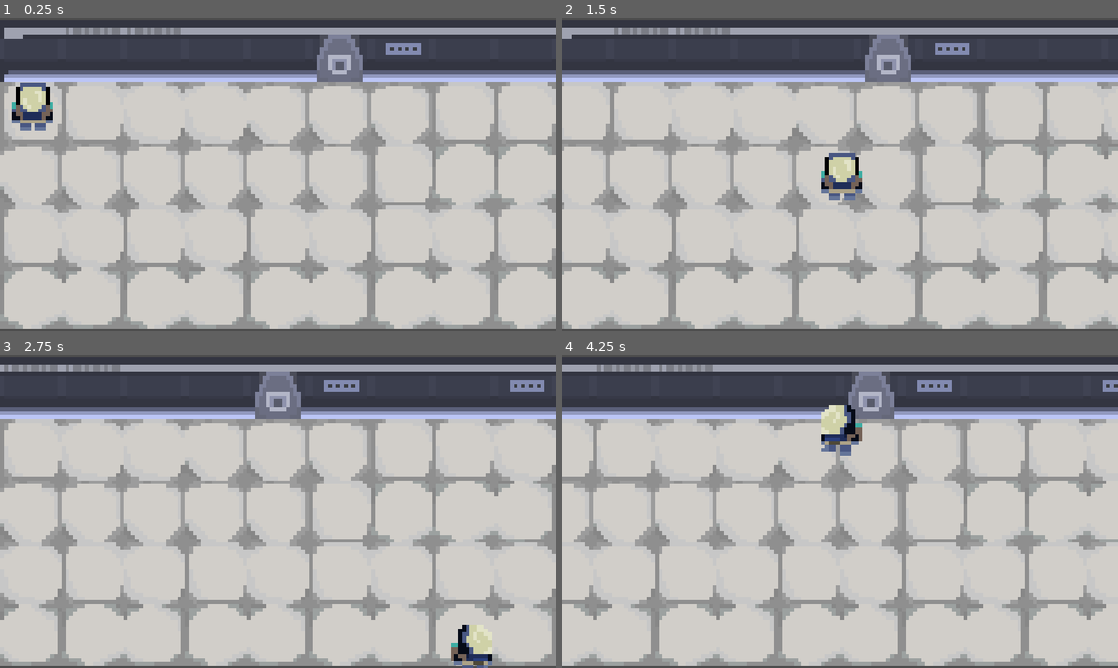
Above: before the commit, frames 1-4 (two rows, left to right).
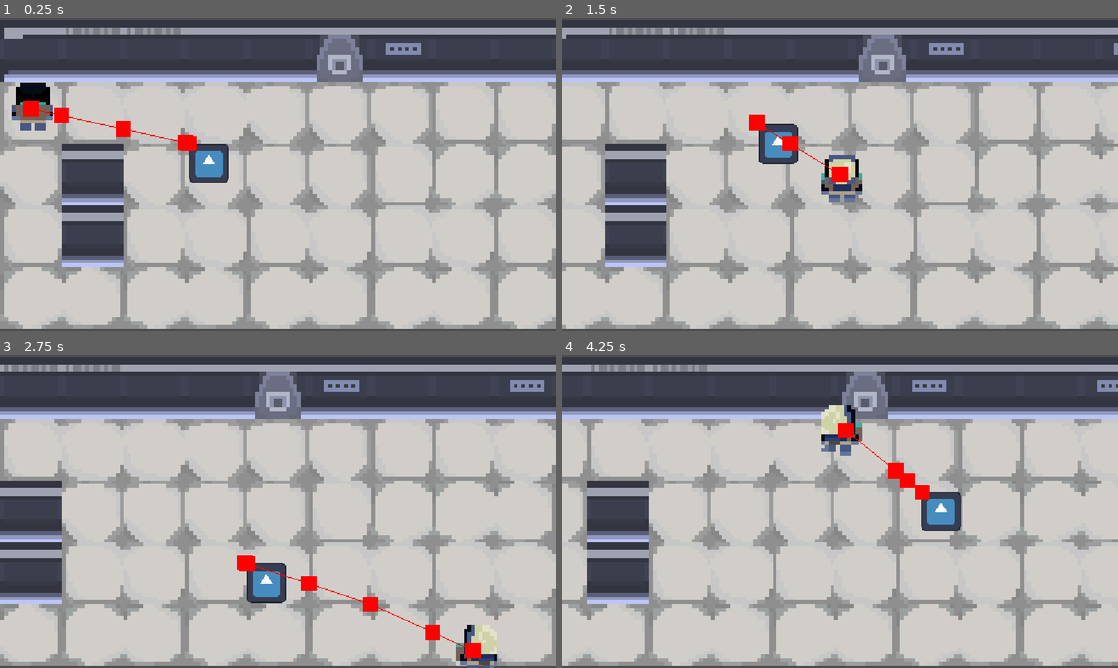
Above: after the commit, the same moments.

Repository: oburhanefe/Morse-Ship
Game: Godot game, scene res://Scenes/level_1.tscn
Same seed, same stepped clock (60 frames per second), same inputs: the game is played once before the commit and once after it. The engine's default icon, where the game draws it, is replaced by a stand-in: a white triangle on a blue panel in a dark square.
Inputs (mouse positions are in pixels of both pictures, inside the frame that each line leads up to):
- Up to frame 1 (0.25 s): no input
- Up to frame 2 (1.5 s): move the mouse to (962, 158) at 0.52 s; press the mouse at (962, 158) at 0.53 s; hold D (right) 0.53-1.28 s; move the mouse to (728, 190) at 1.27 s; release the mouse at (728, 190) at 1.28 s; hold S (down) from 1.28 s (still down); click (728, 190) at 1.35 s
- Up to frame 3 (2.75 s): move the mouse to (333, 442) at 2.02 s; release S (down) at 2.03 s; press the mouse at (333, 442) at 2.03 s; hold D (right) from 2.03 s (still down)
- Up to frame 4 (4.25 s): move the mouse to (812, 574) at 2.77 s; release D (right) at 2.78 s; release the mouse at (812, 574) at 2.78 s; hold W (up) 2.78-3.53 s; click (812, 574) at 2.85 s; move the mouse to (1006, 558) at 3.52 s; press the mouse at (1006, 558) at 3.53 s; hold A (left) from 3.53 s (still down)

The runs differ from the first frame. In frame 1, 6.4% of the frame differs, in the area x 2-42%, y 20-80%; in frame 2, 16%, in the area x 0-100%, y 3-100%; in frame 3, 6.6%; in frame 4, 15%.

Commit message:
bot that sensors movement signals

Diff:
--- a/morse-ship/Scenes/level_1.tscn
+++ b/morse-ship/Scenes/level_1.tscn
@@ -2,6 +2,7 @@
 
 [ext_resource type="PackedScene" uid="uid://chxvt5qej2d6d" path="res://Scenes/player.tscn" id="1_vk57k"]
 [ext_resource type="Texture2D" uid="uid://4ffue2mqjapk" path="res://assets/sprites/tiayl set.png" id="2_8ffim"]
+[ext_resource type="PackedScene" uid="uid://rplcv4woaoy5" path="res://Scenes/move_signal_bot.tscn" id="3_xfk5q"]
 
 [sub_resource type="NavigationPolygon" id="NavigationPolygon_xfk5q"]
 vertices = PackedVector2Array(8, 8, -8, 8, -8, -8, 8, -8)
@@ -64,7 +65,10 @@
 [node name="TileMap" type="TileMap" parent="." unique_id=1454644484]
 tile_set = SubResource("TileSet_dm18x")
 format = 2
-layer_0/tile_data = PackedInt32Array(0, 65536, 2, 65536, 196608, 2, 1, 65536, 2, 65537, 196608, 2, 2, 131072, 2, 65538, 196608, 2, 3, 131072, 2, 65539, 196608, 2, 65540, 196608, 2, 131075, 131072, 2, 131074, 65536, 2, 131073, 131072, 2, 131072, 65536, 2, 131076, 65536, 2, 4, …(715 unchanged characters)…
+layer_0/tile_data = PackedInt32Array(0, 65536, 2, 65536, 196608, 2, 1, 65536, 2, 65537, 65536, 1, 2, 131072, 2, 65538, 196608, 2, 3, 131072, 2, 65539, 196608, 2, 65540, 196608, 2, 131075, 131072, 2, 131074, 65536, 2, 131073, 65536, 1, 131072, 65536, 2, 131076, 65536, 2, 4, …(715 unchanged characters)…
 
 [node name="Player" parent="." unique_id=1629573154 instance=ExtResource("1_vk57k")]
 position = Vector2(8, 7)
+
+[node name="move_signal_bot" parent="." unique_id=1158500834 instance=ExtResource("3_xfk5q")]
+position = Vector2(48.999996, 15.999999)
--- /dev/null
+++ b/morse-ship/Scenes/move_signal_bot.tscn
@@ -0,0 +1,39 @@
+[gd_scene format=3 uid="uid://rplcv4woaoy5"]
+
+[ext_resource type="Script" uid="uid://c88pinxcx3vmx" path="res://Scripts/move_sensor.gd" id="1_fq1gx"]
+[ext_resource type="Texture2D" uid="uid://4v2ki2ma302p" path="res://icon.svg" id="1_ura3x"]
+[ext_resource type="Script" uid="uid://c2eggfwhti07i" path="res://Scripts/nav_comp.gd" id="3_ap1r1"]
+[ext_resource type="Script" uid="uid://dalxrh464o2vh" path="res://Scripts/movement.gd" id="4_kiru7"]
+
+[sub_resource type="CircleShape2D" id="CircleShape2D_moenx"]
+radius = 56.22276
+
+[node name="move_signal_bot" type="CharacterBody2D" unique_id=1158500834 node_paths=PackedStringArray("move_comp", "nav")]
+scale = Vector2(0.08, 0.08)
+motion_mode = 1
+wall_min_slide_angle = 0.0
+script = ExtResource("1_fq1gx")
+move_comp = NodePath("movement_comp")
+nav = NodePath("nav_comp")
+
+[node name="Sprite2D" type="Sprite2D" parent="." unique_id=928692296]
+texture = ExtResource("1_ura3x")
+centered = false
+
+[node name="CollisionShape2D" type="CollisionShape2D" parent="." unique_id=1780283814]
+position = Vector2(64, 65)
+shape = SubResource("CircleShape2D_moenx")
+
+[node name="nav_comp" type="Node" parent="." unique_id=1859873513 node_paths=PackedStringArray("nav_agent")]
+script = ExtResource("3_ap1r1")
+nav_agent = NodePath("../NavigationAgent2D")
+metadata/_custom_type_script = "uid://c2eggfwhti07i"
+
+[node name="movement_comp" type="Node" parent="." unique_id=1559412377]
+script = ExtResource("4_kiru7")
+speed = Vector2(30, 30)
+metadata/_custom_type_script = "uid://dalxrh464o2vh"
+
+[node name="NavigationAgent2D" type="NavigationAgent2D" parent="." unique_id=2100498039]
+debug_enabled = true
+debug_path_custom_color = Color(1, 0, 0, 1)
--- a/morse-ship/Scenes/player.tscn
+++ b/morse-ship/Scenes/player.tscn
@@ -155,7 +155,7 @@
 radius = 27.272728
 height = 72.72727
 
-[node name="Player" type="CharacterBody2D" unique_id=1629573154 node_paths=PackedStringArray("inp", "move", "anim", "sprite")]
+[node name="Player" type="CharacterBody2D" unique_id=1629573154 node_paths=PackedStringArray("inp", "move", "anim", "sprite") groups=["Player"]]
 scale = Vector2(0.11, 0.11)
 script = ExtResource("1_6t5aa")
 inp = NodePath("input_comp")
--- a/morse-ship/Scripts/animation_component.gd
+++ b/morse-ship/Scripts/animation_component.gd
@@ -2,7 +2,7 @@
 extends Node
 
 
-func update_anim(anim_sprite : AnimatedSprite2D, move_dir : Vector2, look_dir : Vector2):
+func update_anim(anim_sprite : AnimatedSprite2D, move_dir : Vector2):
 	if move_dir != Vector2.ZERO:
 		if move_dir.x != 0:
 			anim_sprite.play("idle_sides")
@@ -13,20 +13,3 @@
 		elif move_dir.y > 0:
 			anim_sprite.play("idle_down")
 			anim_sprite.flip_h = false
-	else:
-		match look_dir:
-			Vector2.RIGHT:
-				anim_sprite.play("idle_sides")
-				anim_sprite.flip_h = false
-			Vector2.LEFT:
-				anim_sprite.play("idle_sides")
-				anim_sprite.flip_h = true
-			Vector2.UP:
-				anim_sprite.play("idle_up")
-				anim_sprite.flip_h = false
-			Vector2.DOWN:
-				anim_sprite.play("idle_down")
-				anim_sprite.flip_h = false
-			_:
-				anim_sprite.play("idle_down")
-				anim_sprite.flip_h = false
--- /dev/null
+++ b/morse-ship/Scripts/move_sensor.gd
@@ -0,0 +1,14 @@
+extends CharacterBody2D
+
+
+
+@export var move_comp : movement_comp
+@export var nav : nav_comp
+
+
+func _physics_process(_delta: float) -> void:
+	nav.make_path()
+	var next_pos = nav.nav_agent.get_next_path_position()
+	move_comp.dir = global_position.direction_to(next_pos)
+	if nav.plr.velocity != Vector2.ZERO:
+		move_comp.move(self)
--- /dev/null
+++ b/morse-ship/Scripts/nav_comp.gd
@@ -0,0 +1,13 @@
+class_name nav_comp
+extends Node
+
+
+@export var nav_agent : NavigationAgent2D
+var plr : Node2D
+
+func _ready() -> void:
+	plr = get_tree().get_first_node_in_group("Player")
+	nav_agent.target_desired_distance = 1
+func make_path() -> void:
+	if plr:
+		nav_agent.target_position = plr.global_position
--- a/morse-ship/Scripts/player.gd
+++ b/morse-ship/Scripts/player.gd
@@ -23,6 +23,6 @@
 	inp.update(delta)
 	if not inp.move_dir == Vector2.ZERO:
 		look_dir = inp.move_dir
-	anim.update_anim(sprite, inp.move_dir, look_dir)
+	anim.update_anim(sprite, inp.move_dir)
 	move.dir = inp.move_dir
 	move.move(self)
--- a/morse-ship/project.godot
+++ b/morse-ship/project.godot
@@ -19,6 +19,10 @@
 
 window/stretch/mode="canvas_items"
 window/stretch/aspect="expand"
+
+[global_group]
+
+Player=""
 
 [input]
 
Not shown, added: morse-ship/Scripts/move_sensor.gd.uid
Not shown, added: morse-ship/Scripts/nav_comp.gd.uid
Not shown, added: morse-ship/Scenes/level_1.tscn2015008574.tmp
